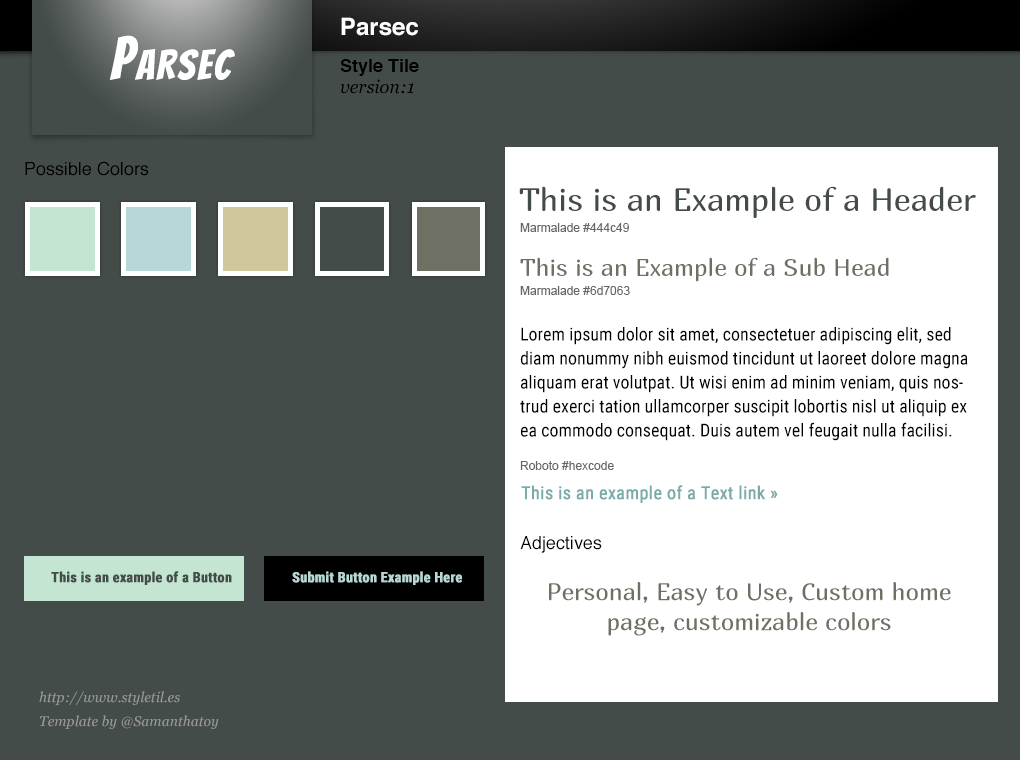
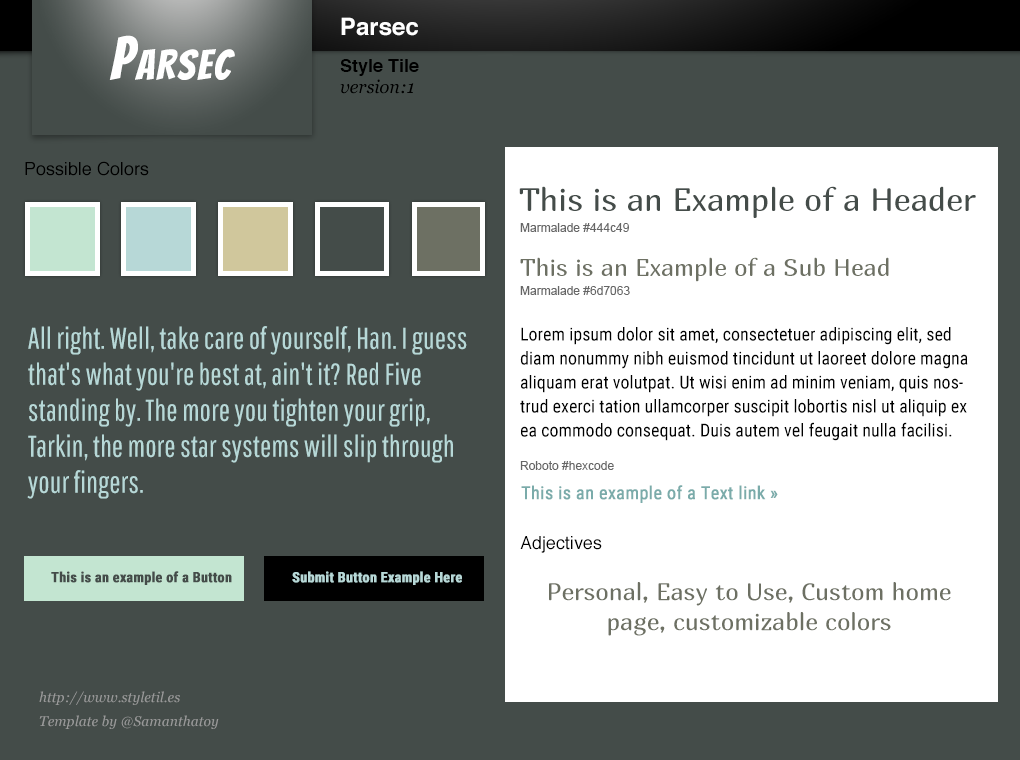
Layered file, before and after one edit (1020 x 760). Changes by layer:
added layer "All right. Well, take care of yourself, Han. I guess that's wha" in group "typography" over (x1=27, y1=326, x2=467, y2=499)
